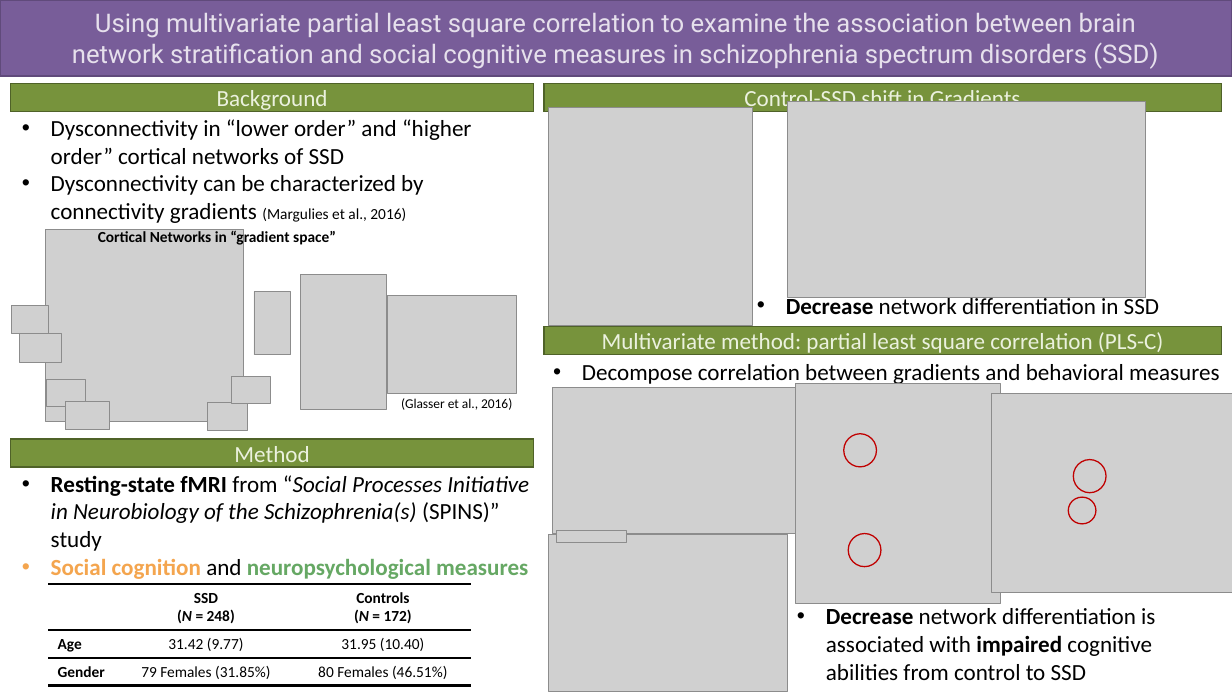
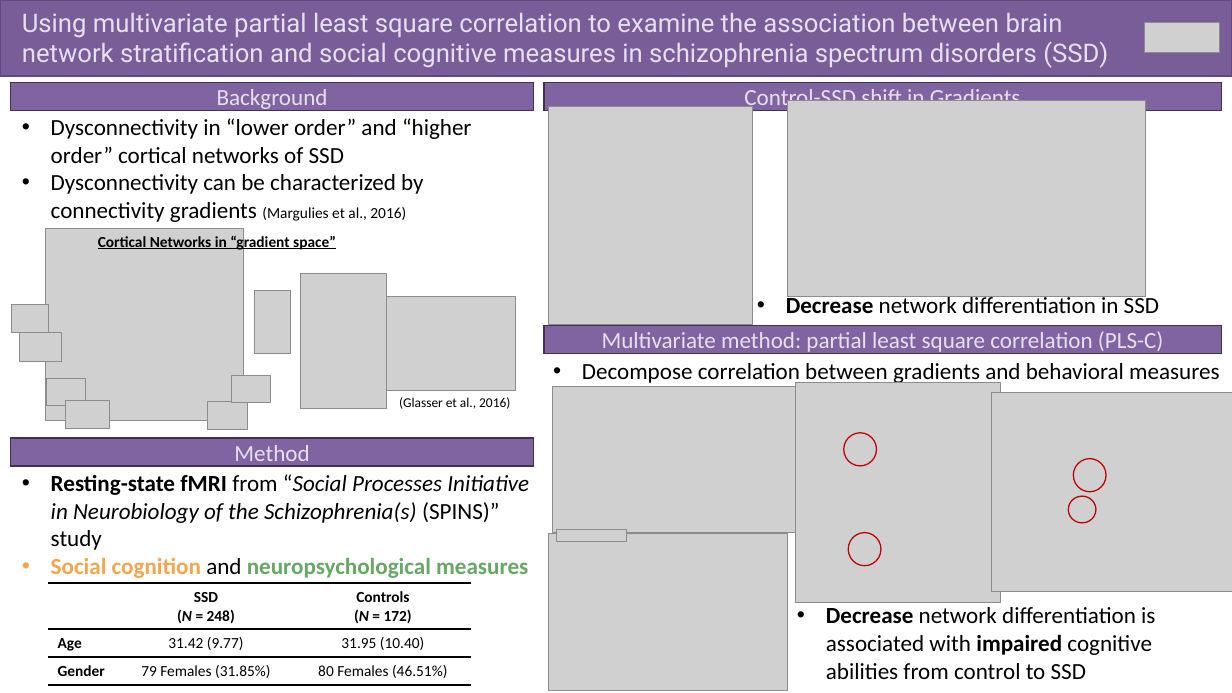
Before and after one commit to juchiyu/spin_gradients, a slide deck: slide 1 of code/One-min slide.pptx. Drawn at 1232x693 pixels with LibreOffice and Linux fonts; fonts in the diff are those of the drawing; grey boxes stand for pictures. Boxes give left, top, right and bottom in pixels: in the first picture for what was removed or moved away, otherwise in the second. Text is boxed around its words. In the diff, an @@ line names an element or a change of style, - is before the commit and + after.

```diff
--- a/code/One-min slide.pptx
+++ b/code/One-min slide.pptx
@@ text "Using multivariate partial least square ...": place and size @@
-text "Using multivariate partial least square ..." at <box>72,13,1158,69</box>
+text "Using multivariate partial least square ..." at <box>22,13,1108,68</box>
@@ text "Using multivariate partial least square ..." at <box>22,13,1108,68</box>: alignment centre to left @@
@@ picture added at <box>1145,22,1220,52</box> @@
@@ text "Cortical Networks in “gradient space”" at <box>98,233,336,251</box>: underline on @@
@@ text colour #EBF1DE to #E6E0EC; fill #77933C to #8064A2; outline #4F6228 1 pt to #403152 1 pt in 4 elements at <box>10,82,533,110</box>, <box>10,438,533,466</box>, <box>544,82,1222,110</box>, <box>544,325,1222,353</box> @@
```
Also in this commit, not shown: 17 other files.
